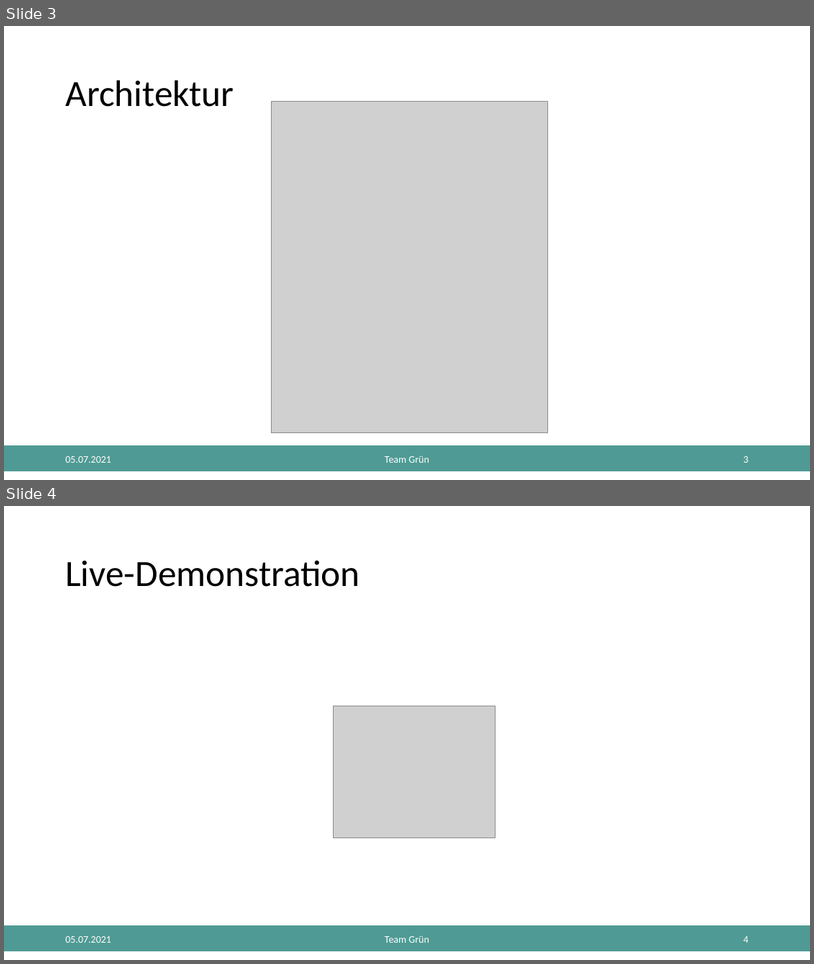
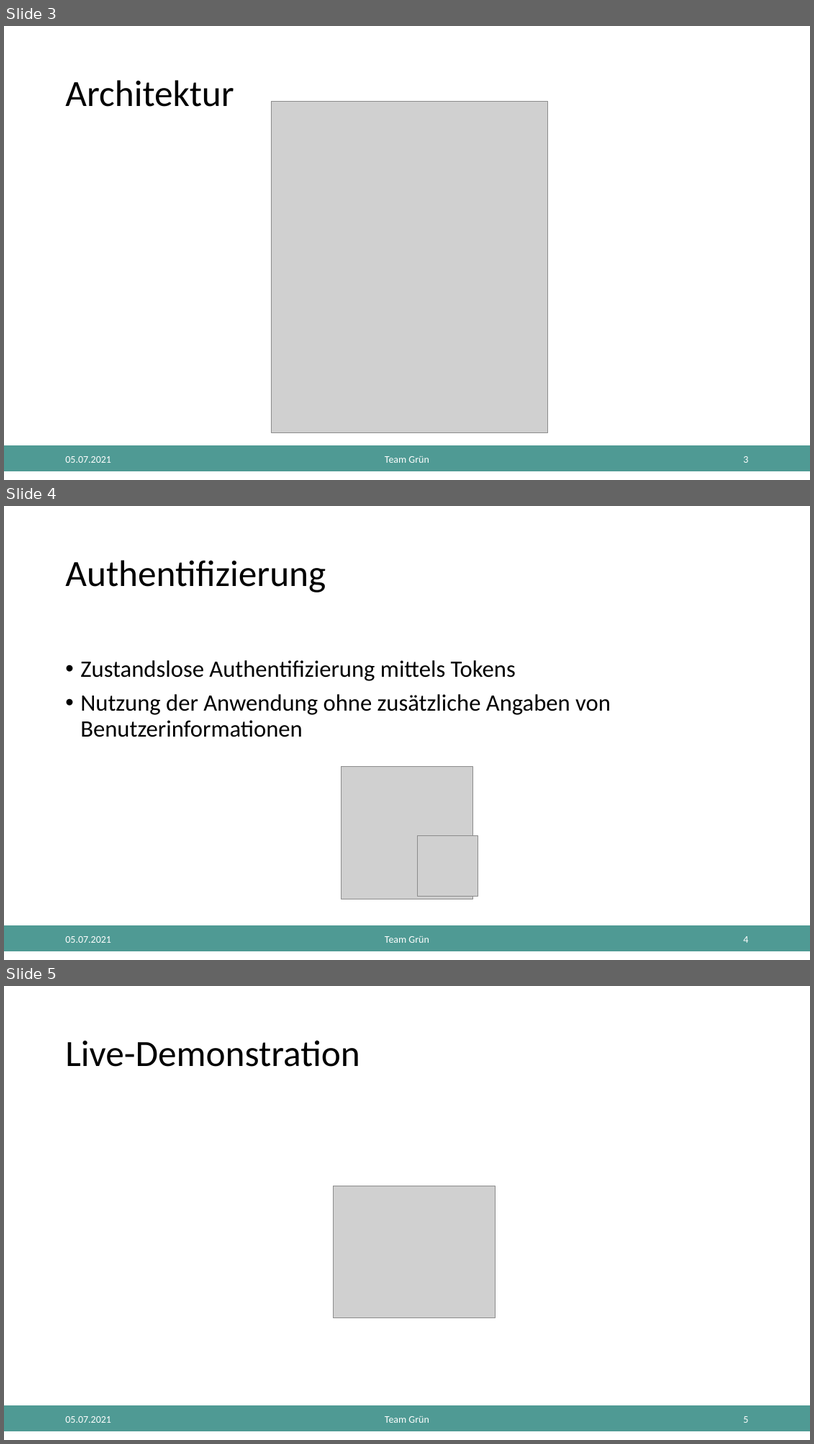
Before and after one commit to cyberlytics/MedPlanner, a slide deck: sys-doc/documents/presentation/20210705_Presentation_TeamGruen.pptx. Shown one above the other, each under a label of ours: slides 3 and 4 before the commit, slides 3, 4 and 5 after it. The pictures are 814x964 and 814x1444 pixels, drawn with LibreOffice and Linux fonts; fonts in the diff are those of the drawing; grey boxes stand for pictures. Boxes give left, top, right and bottom in pixels: in the first picture for what was removed or moved away, otherwise in the second. Text is boxed around its words. In the diff, an @@ line names an element or a change of style, - is before the commit and + after.

Commit message:
add token authentication + link for live demo
Former-commit-id: a7825a2972344cfdc9742f3b9d94aa1cae470dad

```diff
--- a/sys-doc/documents/presentation/20210705_Presentation_TeamGruen.pptx
+++ b/sys-doc/documents/presentation/20210705_Presentation_TeamGruen.pptx
@@ slide 4 added at (4, 506, 810, 960), background #FFFFFF @@
@@ title added at (65, 560, 326, 592), 44 pt, text #000000 @@
+Authentifizierung
@@ text added at (80, 660, 611, 737), 28 pt, text #000000 @@
+• Zustandslose Authentifizierung mittels Tokens
+• Nutzung der Anwendung ohne zusätzliche Angaben von Benutzerinformationen
@@ picture added at (341, 767, 473, 898) @@
@@ picture added at (418, 835, 478, 896) @@
@@ rectangle added at (4, 926, 810, 951), fill #4F9A94, outline #4F9A94 1 pt @@
@@ text added at (65, 936, 111, 942), 12 pt, text #FFFFFF @@
+05.07.2021
@@ text added at (385, 936, 429, 942), 12 pt, text #FFFFFF @@
+Team Grün
@@ page number added at (743, 936, 748, 942), 12 pt, text #FFFFFF @@
+4
@@ what was slide 4 is now slide 5 @@
@@ page number at (743, 1416, 748, 1422): text changed @@
-4
+5
```
Also in this commit, not shown: 1 other file.
